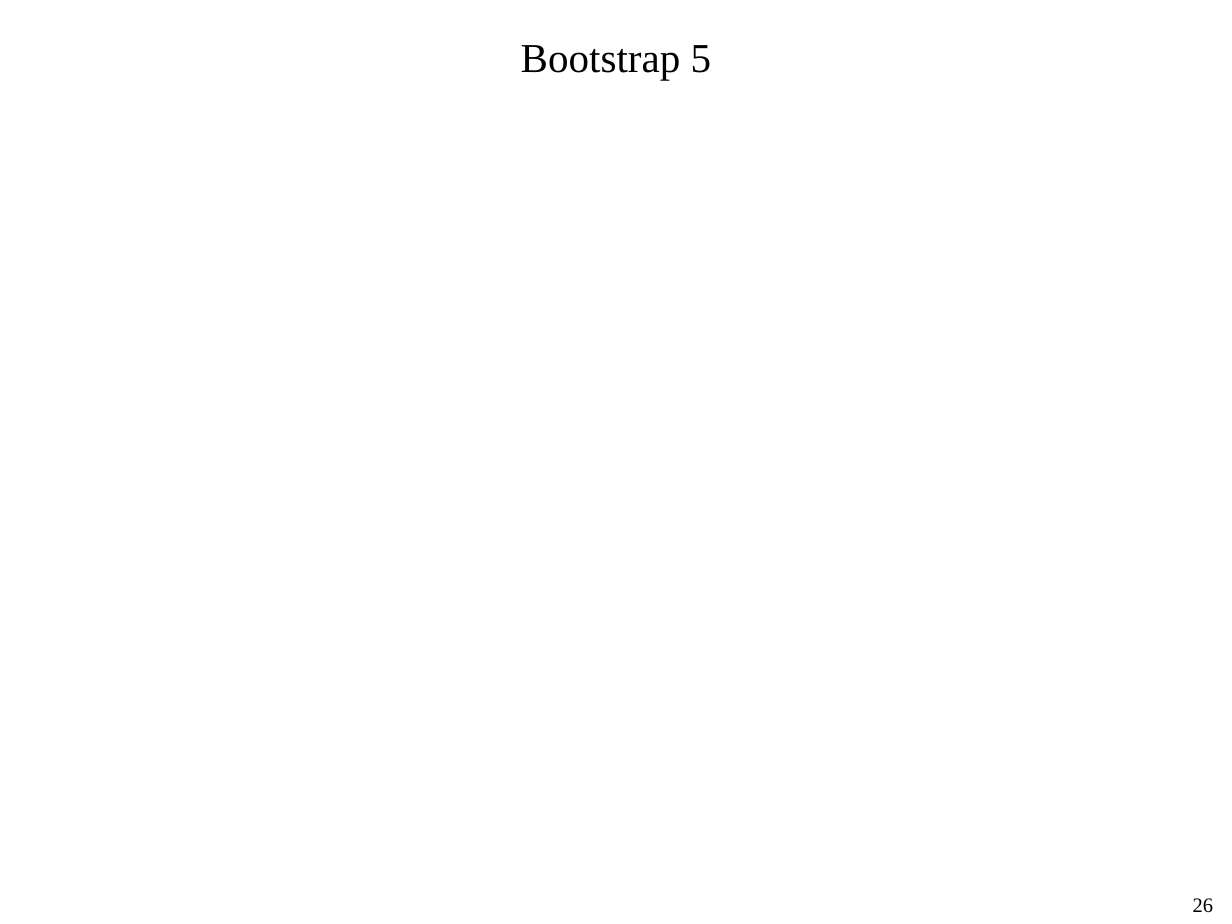
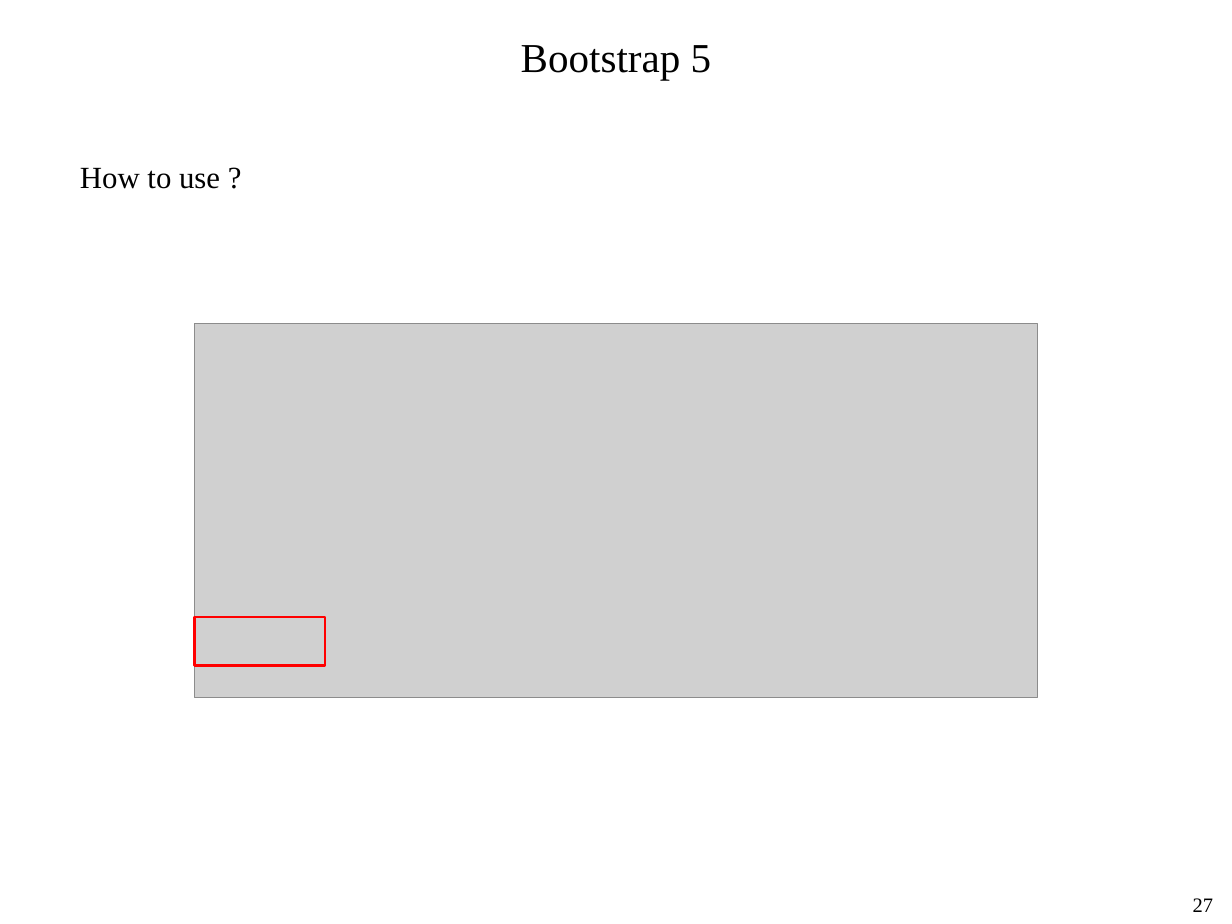
Before and after one commit to mar120434/2021_web_tutor, a slide deck: slide 27 of 靜態網頁.pptx (slide 26 before the commit). Drawn at 1232x924 pixels with LibreOffice and Linux fonts; fonts in the diff are those of the drawing; grey boxes stand for pictures. Boxes give left, top, right and bottom in pixels: in the first picture for what was removed or moved away, otherwise in the second. Text is boxed around its words. In the diff, an @@ line names an element or a change of style, - is before the commit and + after.

```diff
--- a/靜態網頁.pptx
+++ b/靜態網頁.pptx
@@ text added at box(80, 167, 220, 189), 18 pt, text #000000 @@
+How to use ?
@@ picture added at box(195, 324, 1037, 699) @@
@@ rectangle added at box(195, 617, 325, 665), outline #FF0000 1.5 pt @@
@@ text at box(1193, 898, 1213, 912): text changed @@
-26
+27
```
Also in this commit, not shown: 4 slides added, 3 other files.
